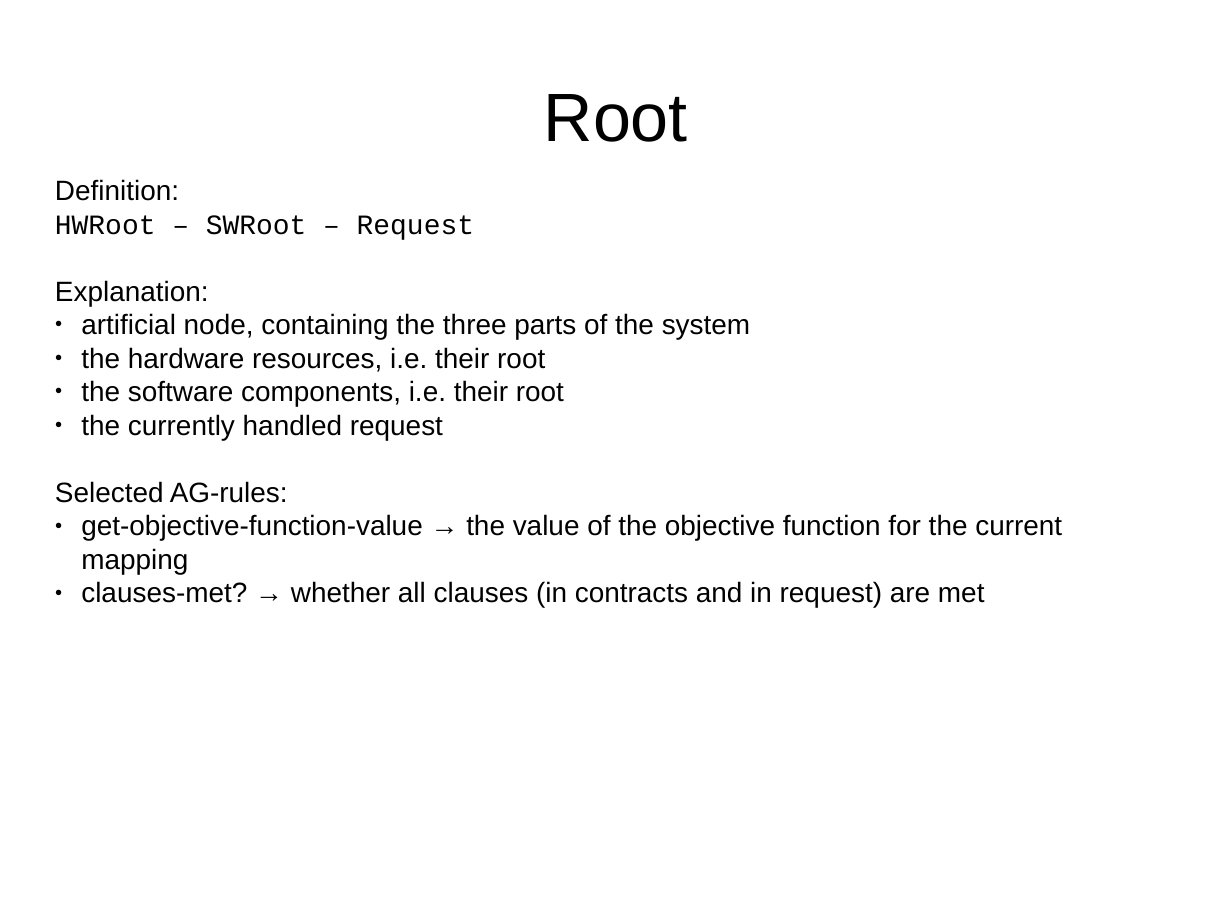
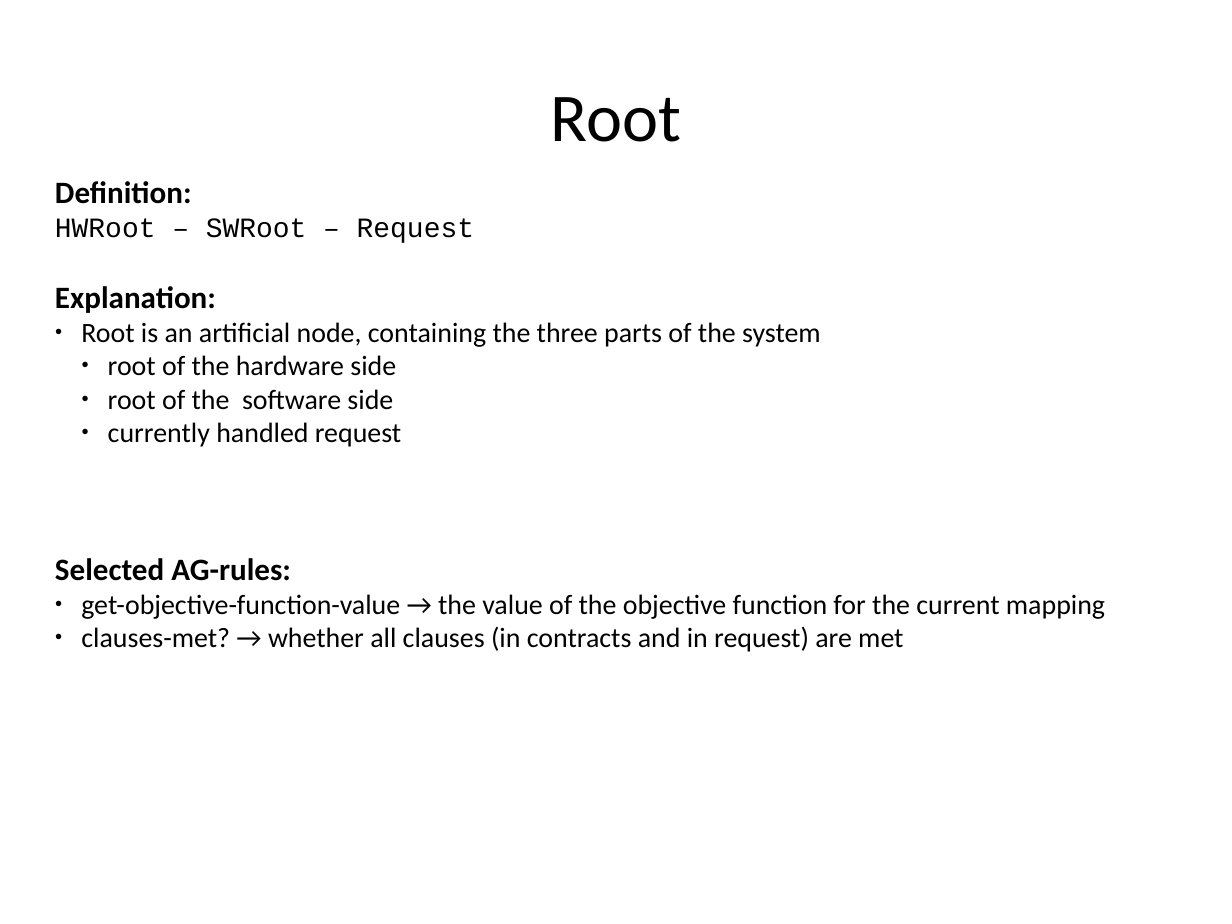
Before and after one commit to rene-schoene/racr-mquat, a slide deck: slide 13 of doc/the-model.odp. Drawn at 1232x924 pixels with LibreOffice and Linux fonts; fonts in the diff are those of the drawing. Boxes give left, top, right and bottom in pixels: in the first picture for what was removed or moved away, otherwise in the second. Text is boxed around its words. In the diff, an @@ line names an element or a change of style, - is before the commit and + after.

Commit message:
Finished detailed docu for AST rules. Switched to Calibri font.

```diff
--- a/doc/the-model.odp
+++ b/doc/the-model.odp
@@ title "Root" at bbox=[551, 97, 681, 142]: font Arial to Calibri @@
@@ text at bbox=[55, 181, 1105, 652]: size 18 to 20 pt, bold on in "Definition:", "Explanation:", "Selected AG-rules:"; font Arial to Calibri in "Definition:", "Explanation:", "Selected AG-rules:", "get-objective-function-value → the value of the objective ..." and 1 more places @@
@@ text at bbox=[81, 322, 821, 447]: text changed; font Arial to Calibri @@
-● artificial node, containing the three parts of the system
-● the hardware resources, i.e. their root
-● the software components, i.e. their root
-● the currently handled request
+● Root is an artificial node, containing the three parts of the system
+  ● root of the hardware side
+  ● root of the software side
+  ● currently handled request
```
Also in this commit, not shown: 23 other slides changed, 3 slides added, 3 slides removed, 1 other file.
